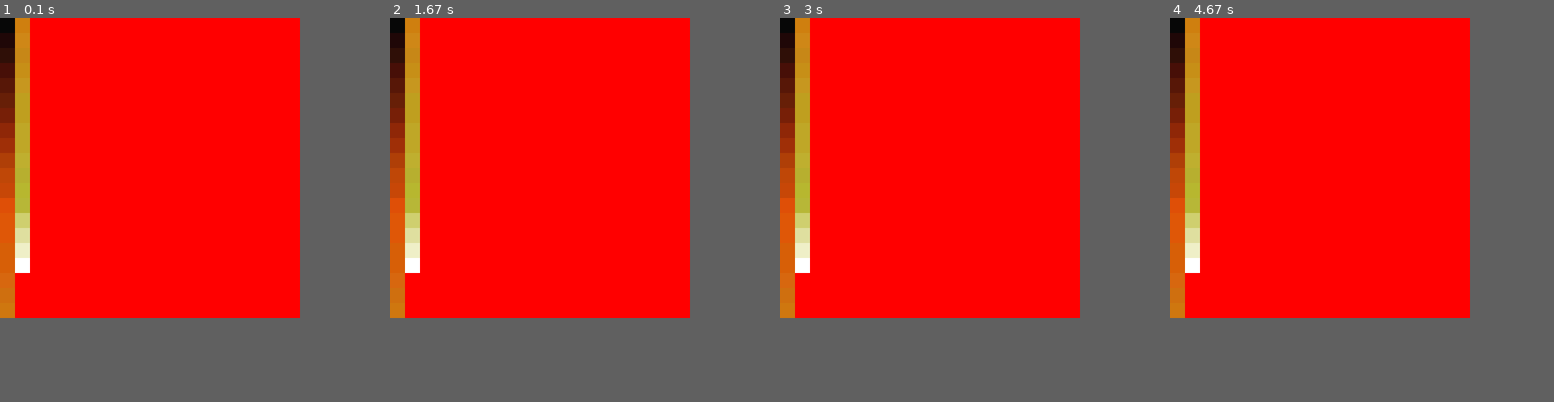
Above: before the commit, frames 1-4 (left to right).
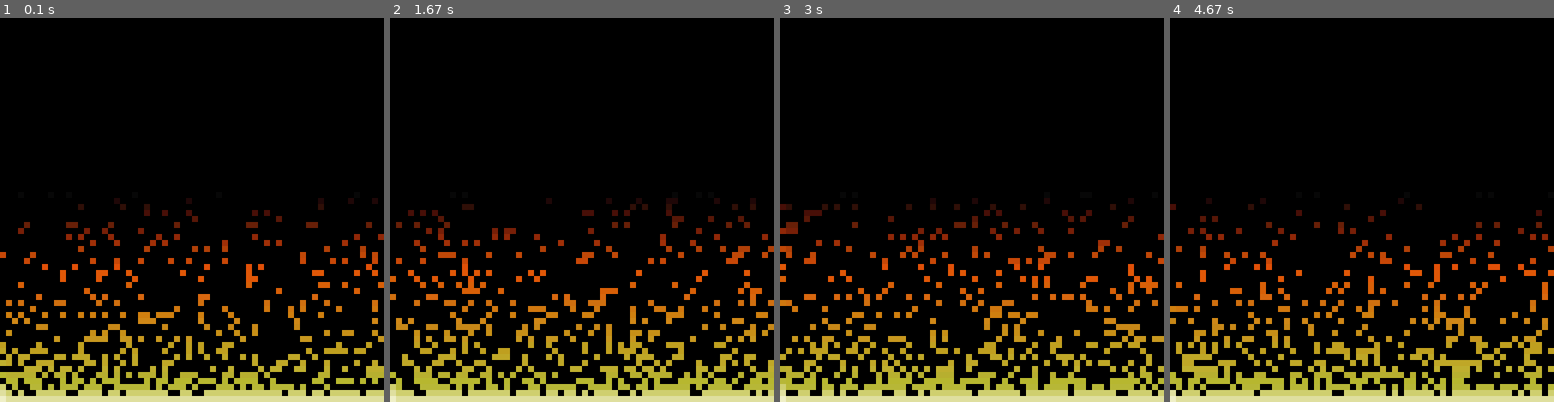
Above: after the commit, the same moments.

Repository: r-malon/python-code
Game: pygame game, started from doom_fire.py
Same seed, same stepped clock (60 frames per second), same inputs: the game is played once before the commit and once after it.
Inputs:
- Up to frame 1 (0.1 s): no input
- Up to frame 2 (1.67 s): tap Enter at 0.33 s
- Up to frame 3 (3 s): tap Space at 1.67, 2.1, 2.6 s
- Up to frame 4 (4.67 s): tap Space at 3.22, 3.95 s
The window is 400x400 before the commit and 512x512 after it. Grey fills any space a smaller window leaves; there, only what the larger window draws over its background counts as a difference.

The runs differ from the first frame. In frame 1, 70% of the frame differs, in the area x 0-100%, y 0-100%; in frame 2, 71%; in frame 3, 71%; in frame 4, 71%.

Commit message:
Added crypto exercise and stuff

Diff:
--- a/bubble_sort.py
+++ b/bubble_sort.py
@@ -9,4 +9,4 @@
 	return l
 
 if __name__ == '__main__':
-	print(sorter([12, 5, 13, 14, 1, 3, 2, 2.5]))
+	print(sorter([12, 5, 13, 11.2, 14, 1, 3, 2, 2.5]))
--- /dev/null
+++ b/criptografador.py
@@ -0,0 +1,57 @@
+from random import sample
+
+ALPHABET= ' abcdefghijklmnopqrstuvwxyz'
+MAX_KEY_SZ = 9
+
+def gen_key(length):
+	return sample(range(0, MAX_KEY_SZ), length)
+
+def clamp(n):
+	return max(0, min(n, MAX_KEY_SZ))
+
+def encode(text, key):
+	encoded = []
+	key_index = 0
+	key_sz = len(key)
+	text = text.lower()
+	text += ' ' * (key_sz - (len(text) % key_sz)) # padding
+	for i in text:
+		index = ALPHABET.index(i)
+		encoded.append((index + key[key_index % key_sz]))
+		key_index += 1
+
+	return ''.join([ALPHABET[i] for i in encoded]) # >26 overflow
+
+def decode(text, key):
+	decoded = []
+	key_index = 0
+	key_sz = len(key)
+	text = text.lower()
+	for i in text:
+		index = ALPHABET.index(i) - key[abs(key_index) % key_sz]
+		decoded.append((index))
+		key_index -= 1
+
+	return ''.join([ALPHABET[i] for i in decoded])
+
+
+if __name__ == '__main__':
+	while input('Continuar? (y/n) ').lower() == 'y':
+		opt = input('Criptografar ou descriptografar? (c/d) ').lower()
+		if opt == 'c':
+			msg = input('Frase a ser criptografada: ')
+			sz = int(input('Tamanho da chave: '))
+			key = gen_key(sz)
+			print('Resultado: ', encode(msg, key))
+			print('Chave: ', str(key).strip(']['))
+		elif opt == 'd':
+			msg = input('Frase a ser descriptografada: ')
+			key = list(map(int, input('Insira a chave: ').split(',')))
+			print('Resultado: ', decode(msg, key))
+		else:
+			break
+	frase = 'abortar operacao'
+	chave = [11,7,9,3,4]
+	codigo = encode(frase, chave)
+	print(codigo)
+	print(decode('MPHKCESEVGUGSRKVVECB', [0,7,5,3,2]))
--- a/doom_fire.py
+++ b/doom_fire.py
@@ -1,10 +1,12 @@
 from pygame import *
+from pygame import event as events
 from random import *
 
 init()
 display.init()
-screen = display.set_mode((400, 400))
+screen = display.set_mode((512, 512))
 clock = time.Clock()
+
 colors = [
 	'#070707',
 	'#1F0707',
@@ -42,19 +44,36 @@
 	'#CFCF6F',
 	'#DFDF9F',
 	'#EFEFC7',
-	'#FFFFFF']
+	'#FFFFFF'
+]
+
+def render():
+	screen.fill((0, 0, 0))
+	j = -1
+	line = 0
+	for i in range(len(blocks)):
+		if j <= -38:
+			break
+		if randrange(0, line + 1) < 3:
+			draw.rect(screen, Color(colors[j]), blocks[i], 0)
+		if i % 64 == 0:
+			j -= 1
+			line += 1
+	display.flip()
 
 blocks = []
-for i in range(0, 400, 20):
-	for j in range(0, 400, 20):
-		blocks.append(rect.Rect(i, j, 20, 20))
+for i in range(512, 0, -8):
+	for j in range(0, 512, 8):
+		blocks.append(rect.Rect(j, i, 8, 8))
 
-while True:
-	for eve in event.get():
-		if eve.type == QUIT:
-			quit()
-		screen.fill((255, 0, 0))
-		for block, color in zip(blocks, colors):
-			draw.rect(screen, Color(color), block, 0)
-		display.flip()
-		clock.tick(35)
+running = True
+while running:
+	for event in events.get():
+		if event.type == QUIT:
+			running = False
+		elif event.type in [KEYUP, KEYDOWN]:
+			if event.key == K_ESCAPE:
+				running = False
+
+		render()
+		clock.tick(60)
--- /dev/null
+++ b/pyxelate_example.py
@@ -0,0 +1,13 @@
+from skimage import io
+from pyxelate import Pyx, Pal
+from sys import argv
+
+img = io.imread(argv[1])
+# generate pixel art that is 1/n the size
+height, width, _ = img.shape
+
+p = Pyx(factor=2, palette=Pal.MONO_PHOSPHOR_GREEN3, dither='bayer')
+p.fit(img)
+img_small = p.transform(img) # convert an image with these settings
+
+io.imsave('out/test4.png', img_small)
--- a/reminder_manager.py
+++ b/reminder_manager.py
@@ -39,6 +39,7 @@
 			x = Thread(target=i.main)
 			x.start()
 
+
 if __name__ == '__main__':
 	manager = ReminderManager()
 	n = int(input("How many reminders you will create? "))
--- /dev/null
+++ b/shift.py
@@ -0,0 +1,29 @@
+'''
+Write a solution that will return the numbers of ways
+ you can sum to n using no more than any two numbers in the form of 2^n
+ (i.e. for n=10, you can use at most 2x1, 2x2, 2x4, 2x8)
+
+Order doesn't count.
+
+Examples:
+
+5 -> 2 ([4+1], [2+2+1])
+10 -> 5 ([8+2], [8+1+1], [4+4+2], [4+2+2+1+1], [4+4+1+1])
+47 -> 2 ([32+8+4+2+1], [16+16+8+4+2+1])
+'''
+
+from random import randrange
+
+def shift(n):
+	lista = []
+	for i in range(1, n):
+		shifted = n >> i
+		if not shifted:
+			break
+		print(shifted)
+		lista.append(shifted)
+	lista.append(n - sum(lista))
+	return lista
+
+if __name__ == '__main__':
+	print(shift(randrange(15, 100000)))
Not shown, changed: README.md
Not shown, changed: .gitignore
